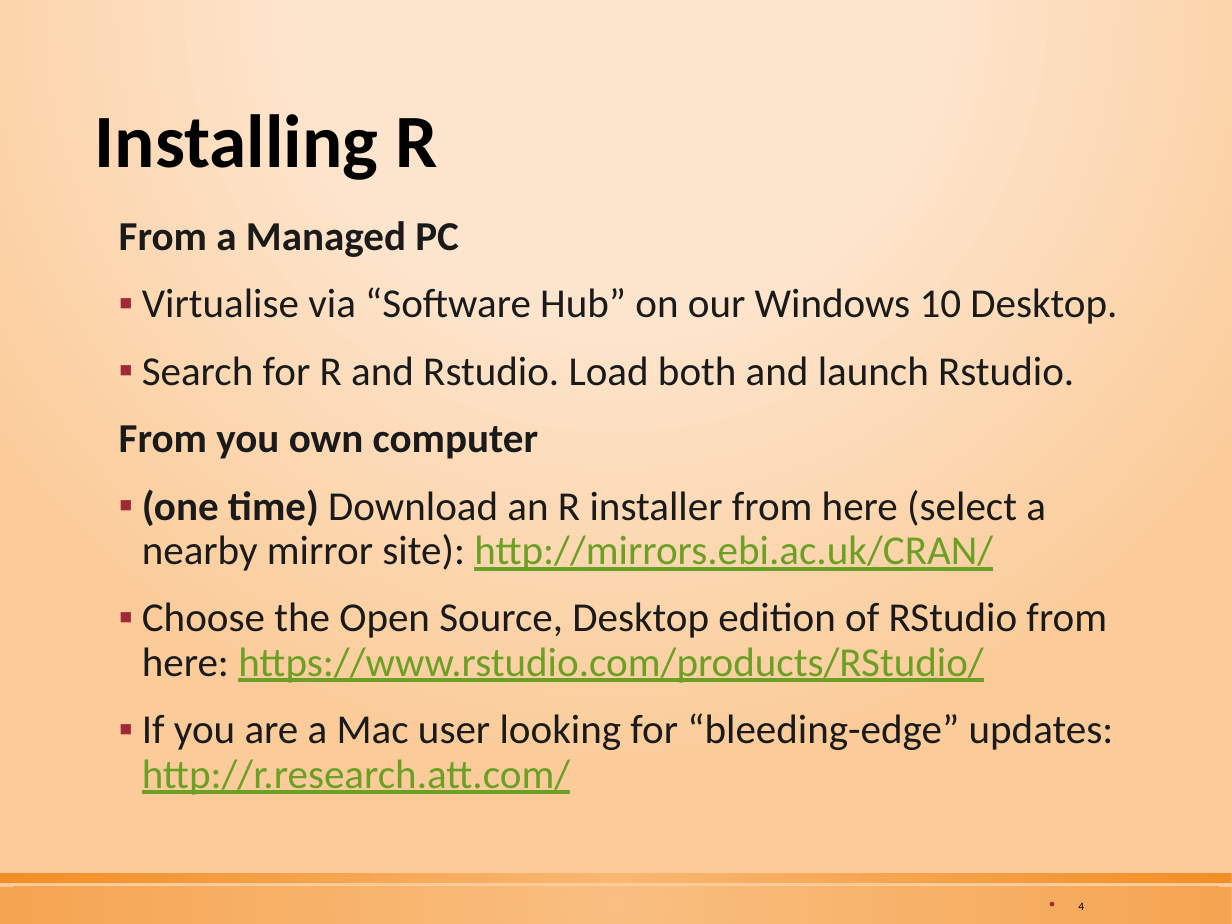
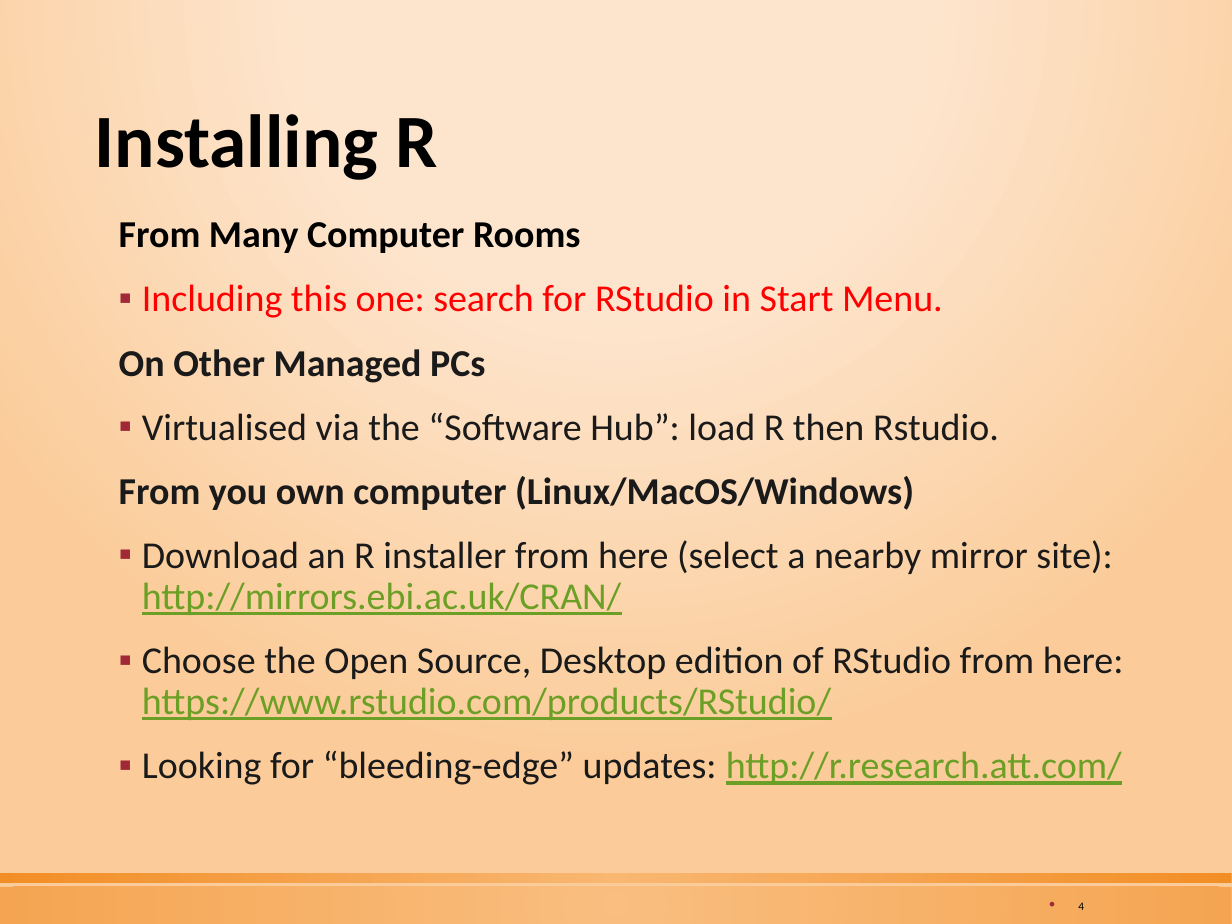
Before and after one commit to tethig/revanent, a slide deck: slide 4 of R Workshop 1 (Introduction).pptx. Drawn at 1232x924 pixels with LibreOffice and Linux fonts; fonts in the diff are those of the drawing. Boxes give left, top, right and bottom in pixels: in the first picture for what was removed or moved away, otherwise in the second. Text is boxed around its words. In the diff, an @@ line names an element or a change of style, - is before the commit and + after.

Commit message:
Presentation Updates

```diff
--- a/R Workshop 1 (Introduction).pptx
+++ b/R Workshop 1 (Introduction).pptx
@@ text at bbox=[119, 222, 1112, 615]: text changed; size 24 to 22.2 pt @@
-From a Managed PC
-▪ Virtualise via “Software Hub” on our Windows 10 Desktop.
-▪ Search for R and Rstudio. Load both and launch Rstudio.
-From you own computer
-▪ (one time) Download an R installer from here (select a nearby mirror site): http://mirrors.ebi.ac.uk/CRAN/
+From Many Computer Rooms
+▪ Including this one: search for RStudio in Start Menu.
+On Other Managed PCs
+▪ Virtualised via the “Software Hub”: load R then Rstudio.
+From you own computer (Linux/MacOS/Windows)
+▪ Download an R installer from here (select a nearby mirror site): http://mirrors.ebi.ac.uk/CRAN/
@@ text at bbox=[142, 646, 1124, 720]: size 24 to 22.2 pt in "Choose the Open Source, Desktop edition of ..." @@
@@ text at bbox=[142, 751, 1122, 785]: text changed; size 24 to 22.2 pt @@
-▪ If you are a Mac user looking for “bleeding-edge” updates: http://r.research.att.com/
+▪ Looking for “bleeding-edge” updates: http://r.research.att.com/
```
Also in this commit, not shown: 4 other slides changed, 1 slide added, 1 other file.
